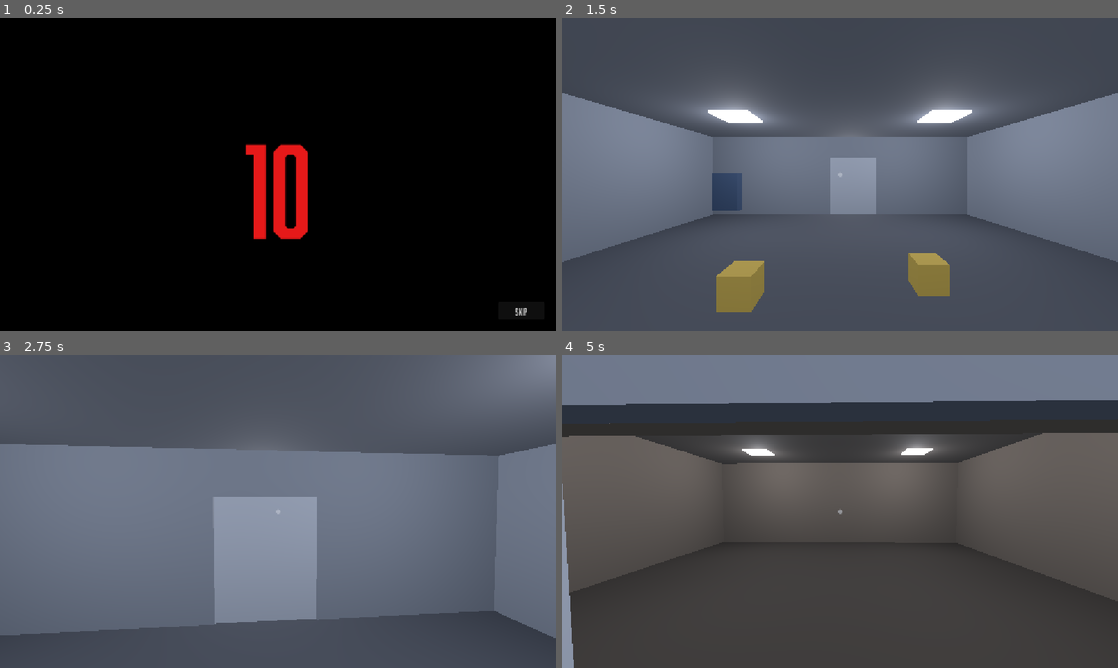
Above: before the commit, frames 1-4 (two rows, left to right).
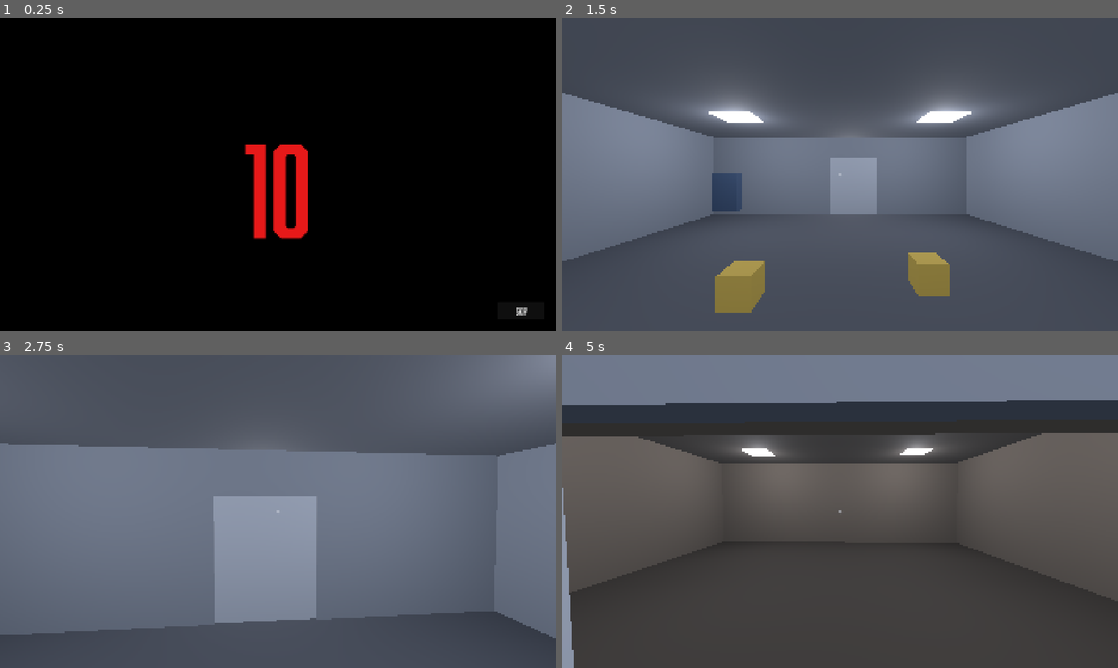
Above: after the commit, the same moments.

Repository: Joony/gmtk-game-jam-2026
Game: Godot game, scene res://scenes/intro.tscn
Two runs of this game, one before a commit and one after it. Both use one fixed random seed, a clock stepped at 60 frames per second and the inputs below.
Inputs (mouse positions are in pixels of both pictures, inside the frame that each line leads up to):
- Up to frame 1 (0.25 s): no input
- Up to frame 2 (1.5 s): click "Skip" at 0.5 s; click "START" at 1.25 s
- Up to frame 3 (2.75 s): tap Enter at 2 s; move the mouse to (305, 511) at 2.02 s; hold W (forward) from 2.03 s (still down); hold E (interact) from 2.03 s (still down); tap Space (jump) at 2.27 s
- Up to frame 4 (5 s): keep holding W (forward); move the mouse to (812, 511) at 2.77 s; release E (interact) at 2.78 s; click (812, 511) at 2.85 s; tap Space (jump) at 3.02, 4.52 s; move the mouse to (851, 505) at 3.52 s; hold E (interact) 3.53-4.28 s; move the mouse to (834, 517) at 4.27 s; click (834, 517) at 4.35 s

The runs differ from the first frame. In frame 1, 0.4% of the frame differs, in the area x 44-95%, y 40-96%; in frame 2, 0.5%, in the area x 0-100%, y 24-95%; in frame 3, 0.4%; in frame 4, 0.5%.

Commit message:
Step 9a: 1920x1080 viewport, with UI scaled 1.667x to preserve proportions
With canvas_items stretch the viewport is both the UI design resolution and the
3D render resolution, so raising it sharpens the 3D but shrinks every hand-tuned
UI size. Scaling the UI by the same factor keeps the tuned look.

Co-Authored-By: Claude Fable 5 <noreply@anthropic.com>

Diff:
--- a/project.godot
+++ b/project.godot
@@ -21,6 +21,8 @@
 
 [display]
 
+window/size/viewport_width=1920
+window/size/viewport_height=1080
 window/stretch/mode="canvas_items"
 window/stretch/aspect="expand"
 
--- a/scenes/intro.tscn
+++ b/scenes/intro.tscn
@@ -25,7 +25,7 @@
 grow_horizontal = 2
 grow_vertical = 2
 theme_override_colors/font_color = Color(0.9, 0.1, 0.1, 1)
-theme_override_font_sizes/font_size = 256
+theme_override_font_sizes/font_size = 427
 text = "10"
 horizontal_alignment = 1
 vertical_alignment = 1
@@ -37,10 +37,10 @@
 anchor_top = 1.0
 anchor_right = 1.0
 anchor_bottom = 1.0
-offset_left = -120.0
-offset_top = -60.0
-offset_right = -24.0
-offset_bottom = -24.0
+offset_left = -200.0
+offset_top = -100.0
+offset_right = -40.0
+offset_bottom = -40.0
 grow_horizontal = 0
 grow_vertical = 0
 text = "Skip"
--- a/scenes/main_menu.tscn
+++ b/scenes/main_menu.tscn
@@ -54,32 +54,32 @@
 
 [node name="VBox" type="VBoxContainer" parent="Center" unique_id=836462099]
 layout_mode = 2
-theme_override_constants/separation = 24
+theme_override_constants/separation = 40
 alignment = 1
 
 [node name="Title" type="Label" parent="Center/VBox" unique_id=1613126737]
 layout_mode = 2
 theme_override_colors/font_color = Color(0.9, 0.1, 0.1, 1)
-theme_override_font_sizes/font_size = 96
+theme_override_font_sizes/font_size = 160
 text = "PERPETUAL PICKLE"
 horizontal_alignment = 1
 
 [node name="Subtitle" type="Label" parent="Center/VBox" unique_id=1381855521]
 layout_mode = 2
 theme_override_colors/font_color = Color(0.55, 0.58, 0.65, 1)
-theme_override_font_sizes/font_size = 18
+theme_override_font_sizes/font_size = 30
 text = "working title"
 horizontal_alignment = 1
 
 [node name="Spacer" type="Control" parent="Center/VBox" unique_id=1280966082]
-custom_minimum_size = Vector2(0, 24)
+custom_minimum_size = Vector2(0, 40)
 layout_mode = 2
 
 [node name="PlayButton" type="Button" parent="Center/VBox" unique_id=612618275]
 unique_name_in_owner = true
-custom_minimum_size = Vector2(260, 56)
+custom_minimum_size = Vector2(433, 93)
 layout_mode = 2
-theme_override_font_sizes/font_size = 24
+theme_override_font_sizes/font_size = 40
 theme_override_styles/normal = SubResource("StyleBoxFlat_normal")
 theme_override_styles/hover = SubResource("StyleBoxFlat_focus")
 theme_override_styles/focus = SubResource("StyleBoxFlat_focus")
--- a/ui/pause_menu.tscn
+++ b/ui/pause_menu.tscn
@@ -47,25 +47,25 @@
 
 [node name="VBox" type="VBoxContainer" parent="Center"]
 layout_mode = 2
-theme_override_constants/separation = 16
+theme_override_constants/separation = 27
 alignment = 1
 
 [node name="Title" type="Label" parent="Center/VBox"]
 layout_mode = 2
 theme_override_colors/font_color = Color(0.9, 0.1, 0.1, 1)
-theme_override_font_sizes/font_size = 56
+theme_override_font_sizes/font_size = 93
 text = "PAUSED"
 horizontal_alignment = 1
 
 [node name="Spacer" type="Control" parent="Center/VBox"]
-custom_minimum_size = Vector2(0, 16)
+custom_minimum_size = Vector2(0, 27)
 layout_mode = 2
 
 [node name="ResumeButton" type="Button" parent="Center/VBox"]
 unique_name_in_owner = true
-custom_minimum_size = Vector2(260, 52)
+custom_minimum_size = Vector2(433, 87)
 layout_mode = 2
-theme_override_font_sizes/font_size = 22
+theme_override_font_sizes/font_size = 37
 theme_override_styles/normal = SubResource("StyleBoxFlat_normal")
 theme_override_styles/hover = SubResource("StyleBoxFlat_focus")
 theme_override_styles/focus = SubResource("StyleBoxFlat_focus")
@@ -73,9 +73,9 @@
 
 [node name="QuitButton" type="Button" parent="Center/VBox"]
 unique_name_in_owner = true
-custom_minimum_size = Vector2(260, 52)
+custom_minimum_size = Vector2(433, 87)
 layout_mode = 2
-theme_override_font_sizes/font_size = 22
+theme_override_font_sizes/font_size = 37
 theme_override_styles/normal = SubResource("StyleBoxFlat_normal")
 theme_override_styles/hover = SubResource("StyleBoxFlat_focus")
 theme_override_styles/focus = SubResource("StyleBoxFlat_focus")
--- a/ui/reticle.tscn
+++ b/ui/reticle.tscn
@@ -4,10 +4,10 @@
 
 [sub_resource type="StyleBoxFlat" id="StyleBoxFlat_dot"]
 bg_color = Color(1, 1, 1, 1)
-corner_radius_top_left = 5
-corner_radius_top_right = 5
-corner_radius_bottom_right = 5
-corner_radius_bottom_left = 5
+corner_radius_top_left = 8
+corner_radius_top_right = 8
+corner_radius_bottom_right = 8
+corner_radius_bottom_left = 8
 
 [node name="Reticle" type="CanvasLayer"]
 layer = 40
@@ -23,16 +23,16 @@
 
 [node name="Dot" type="Panel" parent="Center"]
 unique_name_in_owner = true
-custom_minimum_size = Vector2(9, 9)
+custom_minimum_size = Vector2(15, 15)
 anchors_preset = 8
 anchor_left = 0.5
 anchor_top = 0.5
 anchor_right = 0.5
 anchor_bottom = 0.5
-offset_left = -4.5
-offset_top = -4.5
-offset_right = 4.5
-offset_bottom = 4.5
+offset_left = -7.5
+offset_top = -7.5
+offset_right = 7.5
+offset_bottom = 7.5
 grow_horizontal = 2
 grow_vertical = 2
 mouse_filter = 2
@@ -45,16 +45,16 @@
 anchor_top = 0.5
 anchor_right = 0.5
 anchor_bottom = 0.5
-offset_left = -300.0
-offset_top = 40.0
-offset_right = 300.0
-offset_bottom = 72.0
+offset_left = -500.0
+offset_top = 67.0
+offset_right = 500.0
+offset_bottom = 120.0
 grow_horizontal = 2
 grow_vertical = 2
 mouse_filter = 2
 theme_override_colors/font_color = Color(0.92, 0.94, 0.96, 1)
 theme_override_colors/font_outline_color = Color(0, 0, 0, 0.85)
-theme_override_constants/outline_size = 6
-theme_override_font_sizes/font_size = 24
+theme_override_constants/outline_size = 10
+theme_override_font_sizes/font_size = 40
 horizontal_alignment = 1
 vertical_alignment = 1
--- a/ui/start_prompt.tscn
+++ b/ui/start_prompt.tscn
@@ -44,14 +44,14 @@
 
 [node name="VBox" type="VBoxContainer" parent="Center"]
 layout_mode = 2
-theme_override_constants/separation = 20
+theme_override_constants/separation = 33
 alignment = 1
 
 [node name="StartButton" type="Button" parent="Center/VBox"]
 unique_name_in_owner = true
-custom_minimum_size = Vector2(300, 68)
+custom_minimum_size = Vector2(500, 113)
 layout_mode = 2
-theme_override_font_sizes/font_size = 32
+theme_override_font_sizes/font_size = 53
 theme_override_styles/normal = SubResource("StyleBoxFlat_normal")
 theme_override_styles/hover = SubResource("StyleBoxFlat_focus")
 theme_override_styles/focus = SubResource("StyleBoxFlat_focus")
@@ -60,6 +60,6 @@
 [node name="Hint" type="Label" parent="Center/VBox"]
 layout_mode = 2
 theme_override_colors/font_color = Color(0.55, 0.58, 0.65, 1)
-theme_override_font_sizes/font_size = 18
+theme_override_font_sizes/font_size = 30
 text = "WASD to move  ·  Mouse to look  ·  Esc to pause"
 horizontal_alignment = 1
--- a/ui/theme.tres
+++ b/ui/theme.tres
@@ -4,4 +4,4 @@
 
 [resource]
 default_font = ExtResource("1_font")
-default_font_size = 20
+default_font_size = 33
Not shown, changed: TODO.md
Not shown, changed: docs/LOG.md
Not shown, added: docs/features/window-size.md
